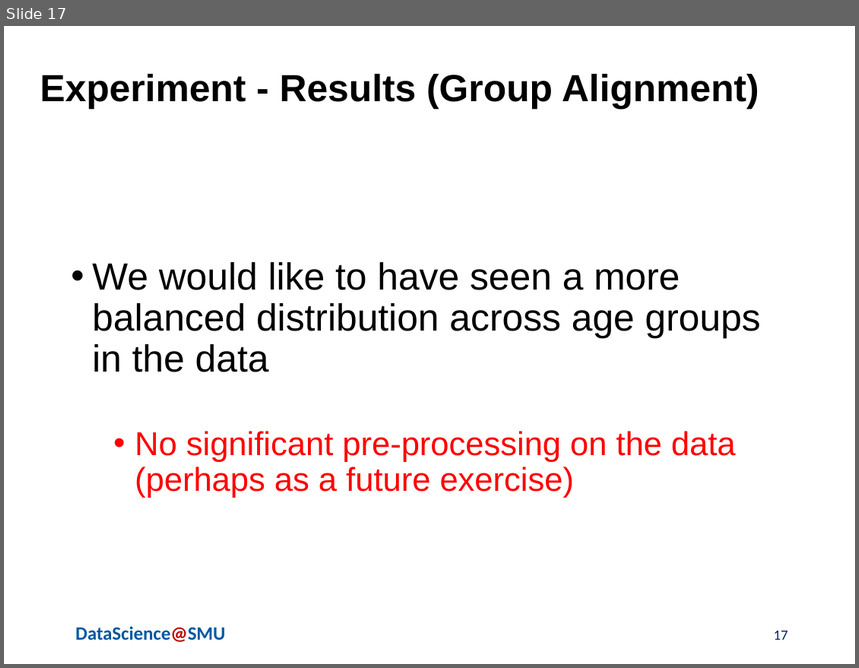
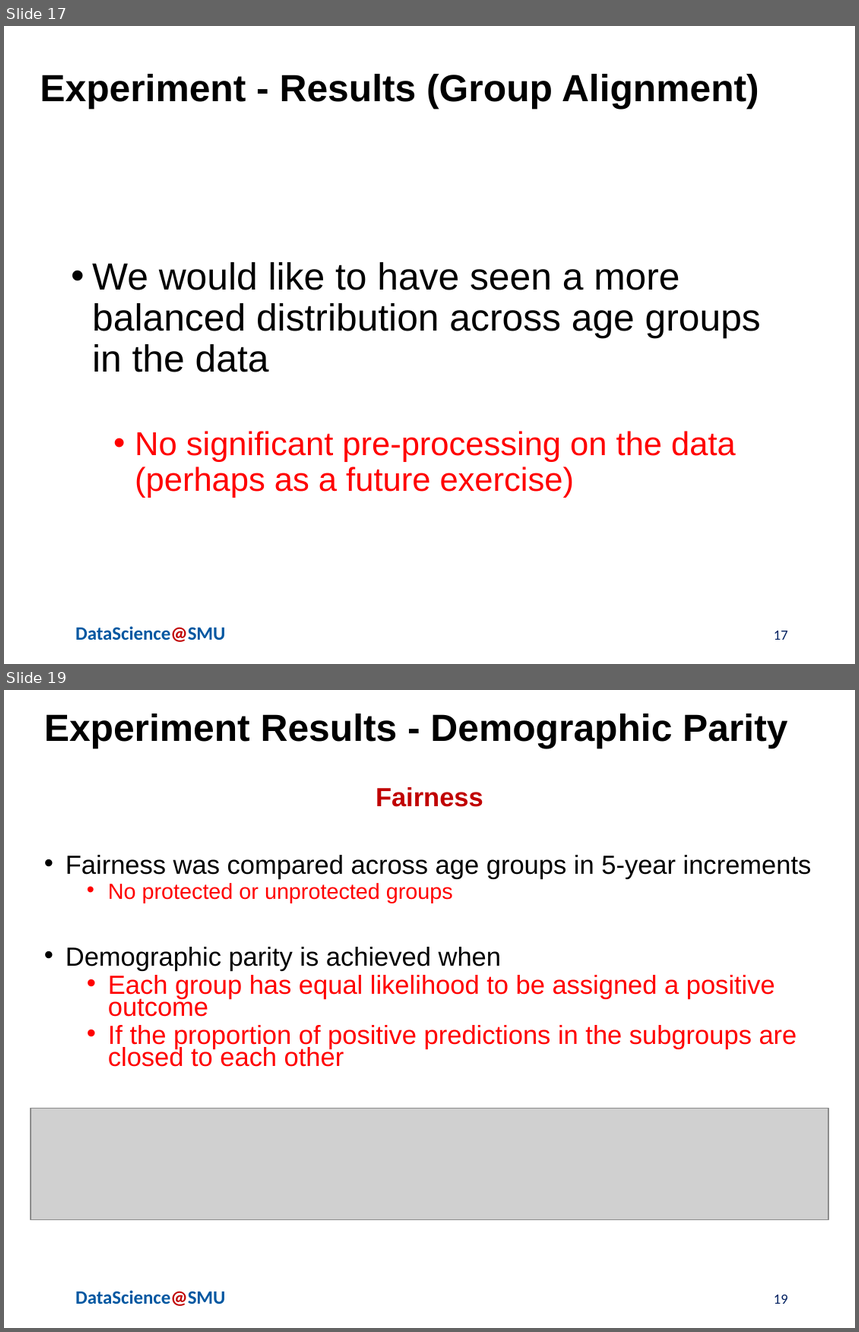
Before and after one commit to skhayden/Reducing-Age-Bias-in-Machine-Learning-An-Algorithmic-Approach, a slide deck: AdversarialBiasPresentation Steven+Solange+Nicole.pptx. Shown one above the other, each under a label of ours: slide 17 before the commit, slides 17 and 19 after it; the slides between them are not shown. The pictures are 859x668 and 859x1332 pixels, drawn with LibreOffice and Linux fonts; fonts in the diff are those of the drawing; grey boxes stand for pictures; background and template pictures are left out. Boxes give left, top, right and bottom in pixels: in the first picture for what was removed or moved away, otherwise in the second. Text is boxed around its words. In the diff, an @@ line names an element or a change of style, - is before the commit and + after.

```diff
--- a/AdversarialBiasPresentation Steven+Solange+Nicole.pptx
+++ b/AdversarialBiasPresentation Steven+Solange+Nicole.pptx
@@ slide 19 added at (4,690,855,1328), background #FFFFFF; not listed: 1 template element that a slide beside it also shows @@
@@ title added at (44,714,788,749), 32 pt, text #000000, bold @@
+Experiment Results - Demographic Parity
@@ text added at (66,787,812,1067), 22.2 pt, text #FF0000 @@
+Fairness
+• Fairness was compared across age groups in 5-year increments
+  • No protected or unprotected groups
+• Demographic parity is achieved when
+  • Each group has equal likelihood to be assigned a positive outcome
+  • If the proportion of positive predictions in the subgroups are closed to each other
@@ picture added at (31,1109,829,1220) @@
@@ page number added at (774,1295,788,1304), 12 pt, text #002060 @@
+19
```
Also in this commit, not shown: 2 slides changed, 1 other slide added, 2 slides removed, 1 other file.
